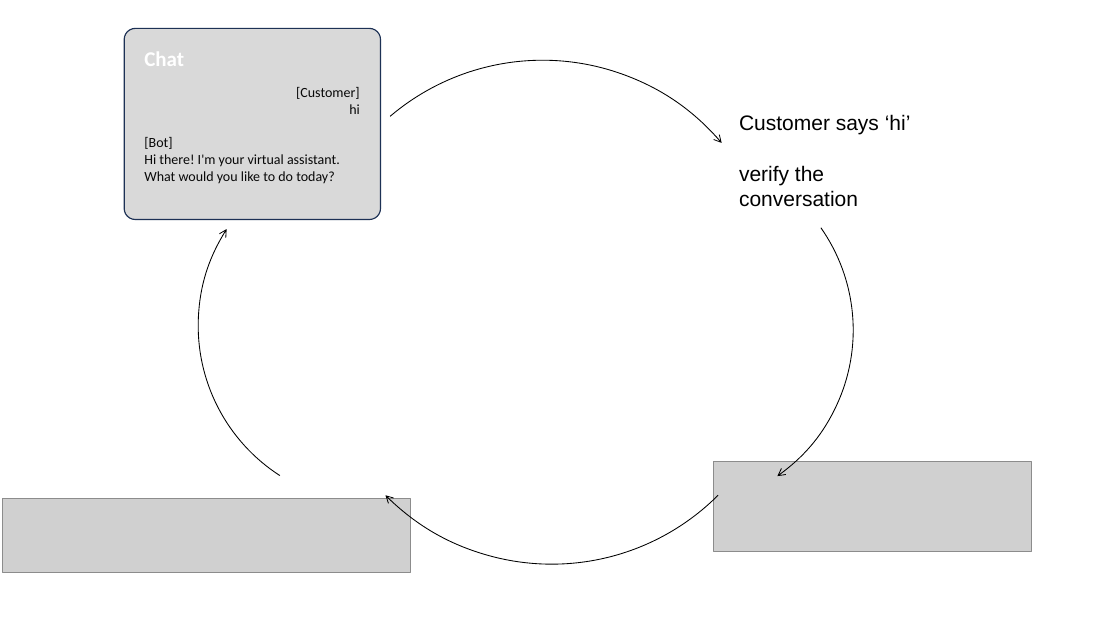
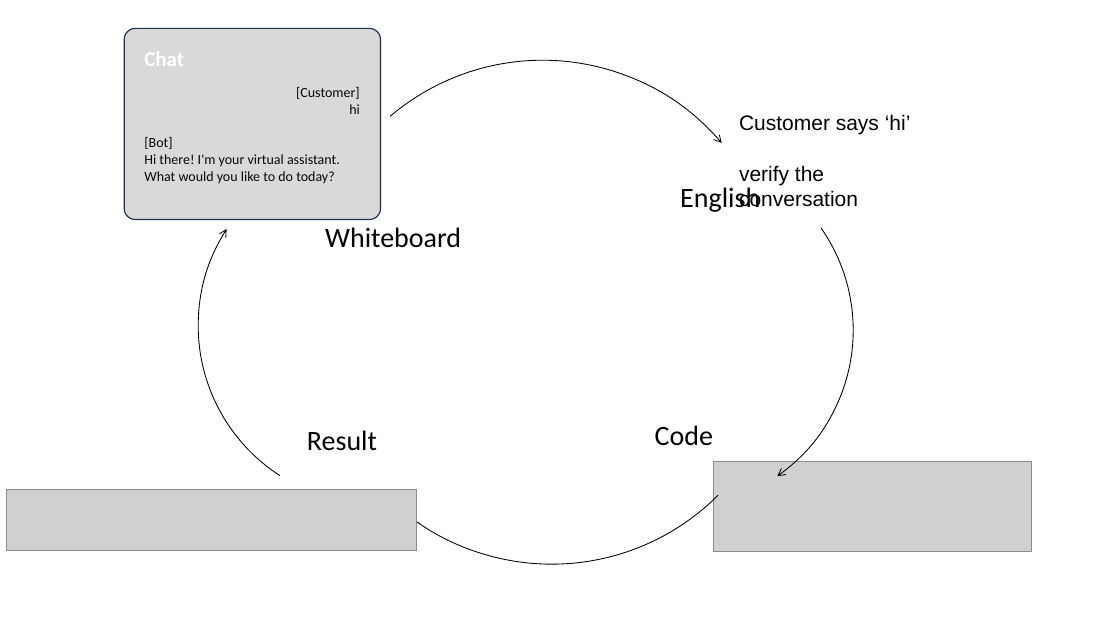
Before and after one commit to LearnWithLlew/TestingBetterWithApprovals.Slides, a slide deck: slide 12 of slides/Testing Better with Approvals.pptx (slide 18 before the commit). Drawn at 1120x630 pixels with LibreOffice and Linux fonts; fonts in the diff are those of the drawing; grey boxes stand for pictures. Boxes give left, top, right and bottom in pixels: in the first picture for what was removed or moved away, otherwise in the second. Text is boxed around its words. In the diff, an @@ line names an element or a change of style, - is before the commit and + after.

Commit message:
. d Update slides

```diff
--- a/slides/Testing Better with Approvals.pptx
+++ b/slides/Testing Better with Approvals.pptx
@@ text added at (x1=680, y1=187, x2=760, y2=212), 24 pt, text #000000 @@
+English
@@ text added at (x1=325, y1=227, x2=461, y2=248), 24 pt, text #000000 @@
+Whiteboard
@@ text added at (x1=307, y1=430, x2=377, y2=451), 24 pt, text #000000 @@
+Result
@@ text added at (x1=655, y1=425, x2=713, y2=446), 24 pt, text #000000 @@
+Code
@@ picture resized from (x1=3, y1=498, x2=410, y2=572) to (x1=6, y1=490, x2=417, y2=550) @@
```
Also in this commit, not shown: 5 slides added, 5 slides removed.
